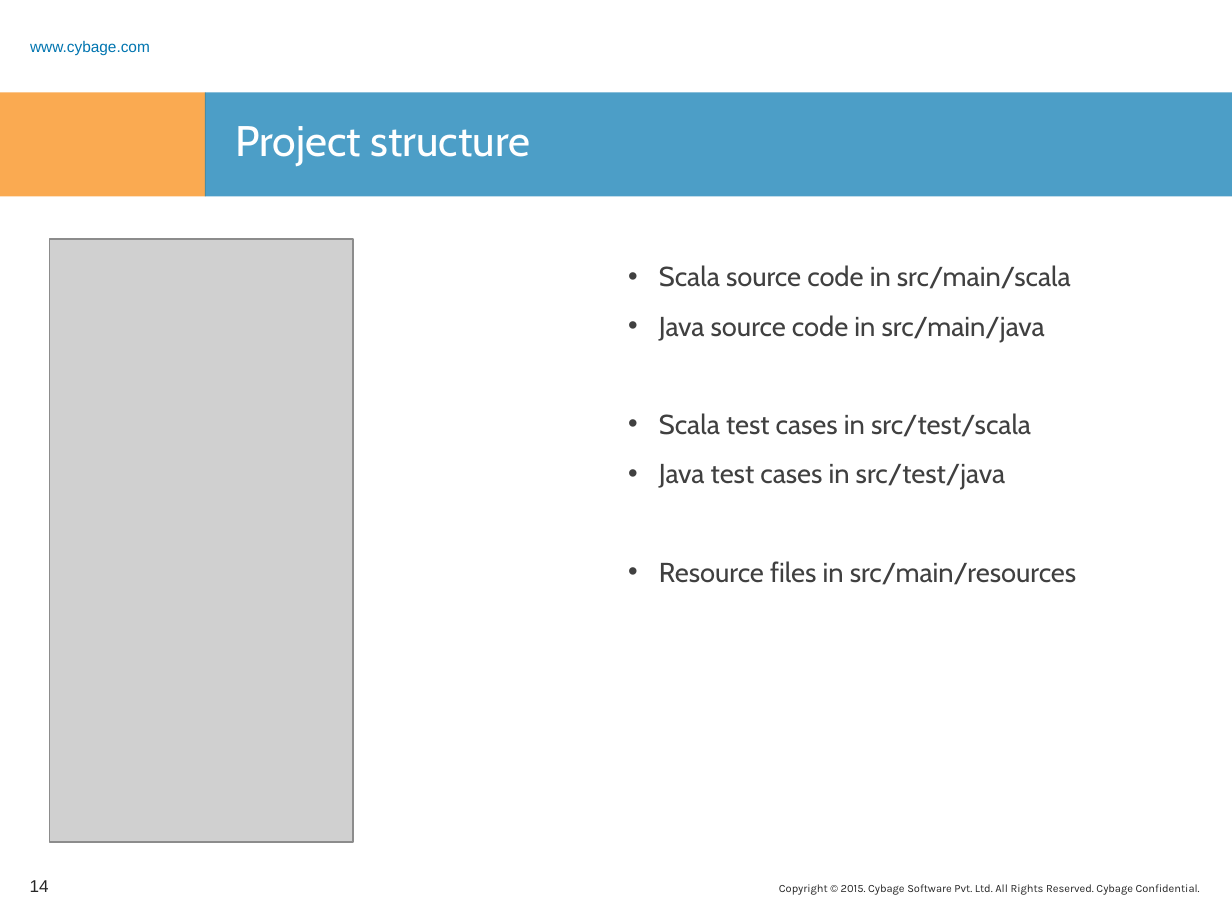
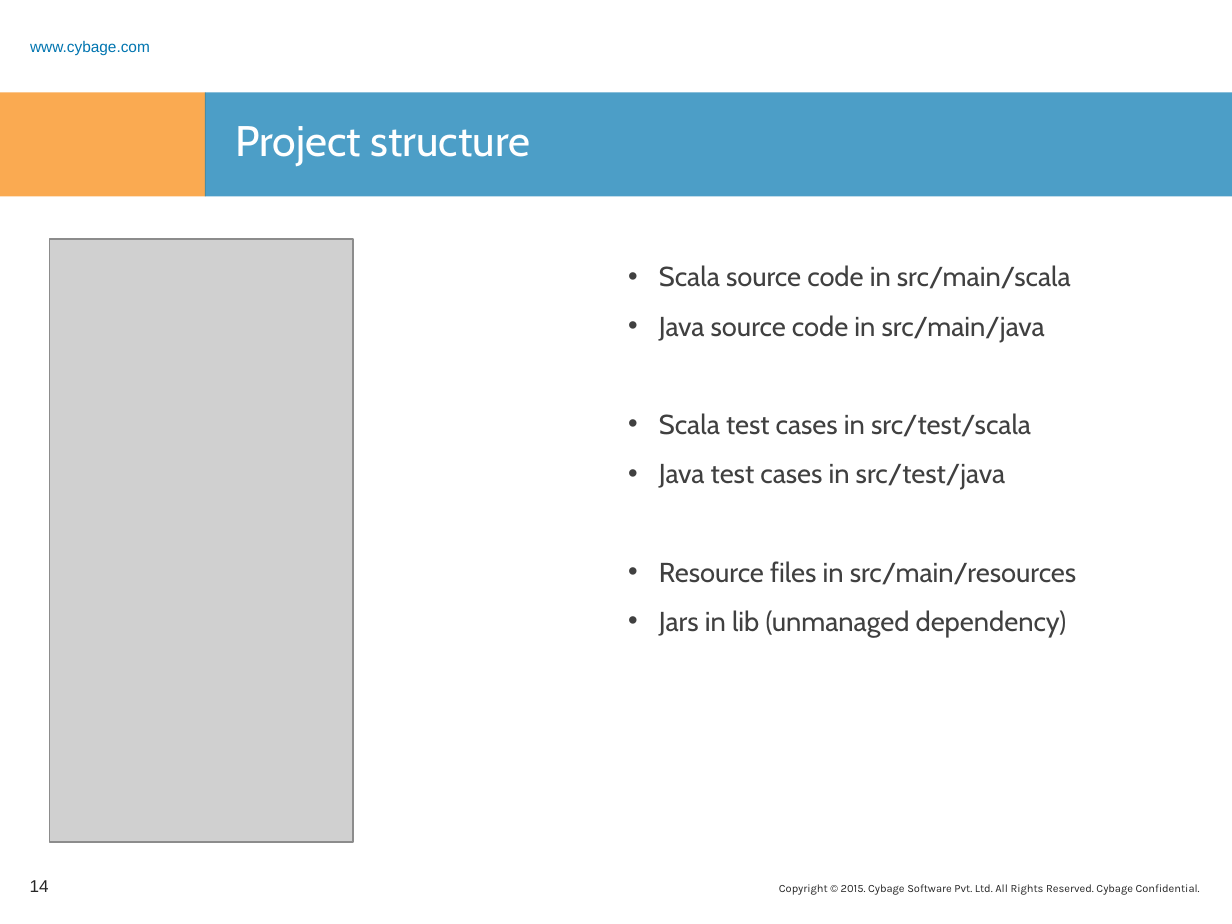
Before and after one commit to rashmitk/Documentation, a slide deck: slide 14 of SBT/SBT.pptx. Drawn at 1232x924 pixels with LibreOffice and Linux fonts; fonts in the diff are those of the drawing; grey boxes stand for pictures; background and template pictures are left out. Boxes give left, top, right and bottom in pixels: in the first picture for what was removed or moved away, otherwise in the second. Text is boxed around its words. In the diff, an @@ line names an element or a change of style, - is before the commit and + after.

```diff
--- a/SBT/SBT.pptx
+++ b/SBT/SBT.pptx
@@ text at bbox=[659, 610, 1066, 637]: paragraph added @@
+• Jars in lib (unmanaged dependency)
```
Also in this commit, not shown: 6 other slides changed, 2 slides added, 25 slides removed, 1 other file.
